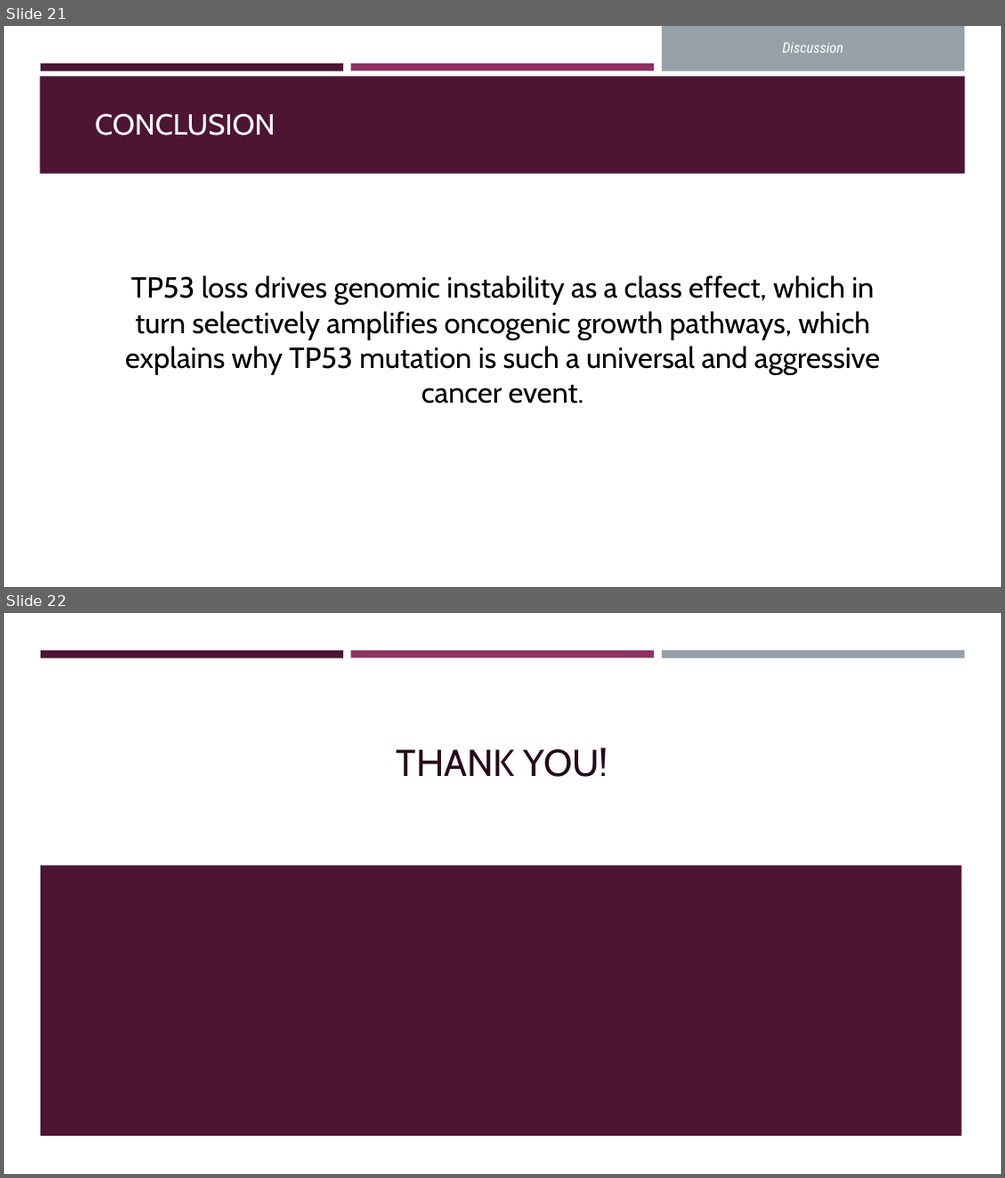
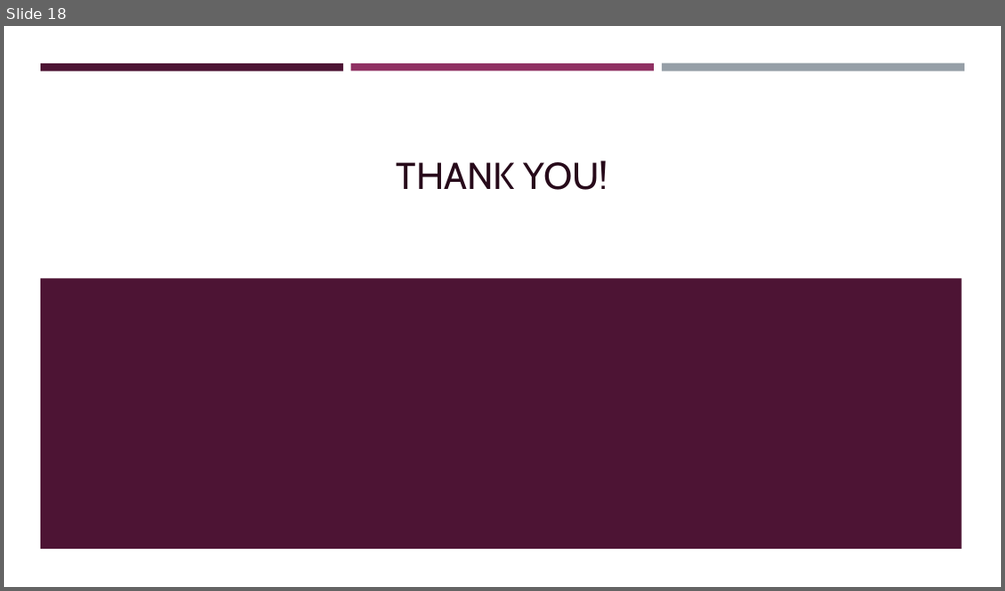
Before and after one commit to OrnitB/cancer_bioinformatics, a slide deck: project/project_background/Final Project Presentation - Ornit Bhonkar 2026.pptx. Shown one above the other, each under a label of ours: slides 21 and 22 before the commit, slide 18 after it. The pictures are 1005x1178 and 1005x591 pixels, drawn with LibreOffice and Linux fonts; fonts in the diff are those of the drawing. Boxes give left, top, right and bottom in pixels: in the first picture for what was removed or moved away, otherwise in the second. Text is boxed around its words. In the diff, an @@ line names an element or a change of style, - is before the commit and + after.

```diff
--- a/project/project_background/Final Project Presentation - Ornit Bhonkar 2026.pptx
+++ b/project/project_background/Final Project Presentation - Ornit Bhonkar 2026.pptx
@@ slide 21 removed at [4, 26, 1001, 587], background #FFFFFF; not listed: 3 template elements that a slide beside it also shows @@
@@ text removed at [782, 42, 843, 53] @@
-Discussion
@@ rectangle removed at [40, 76, 965, 174] @@
@@ text removed at [95, 113, 275, 135] @@
-CONCLUSION
@@ text removed at [125, 275, 880, 375] @@
-TP53 loss drives genomic instability as a class effect, which in turn selectively amplifies oncogenic growth pathways, which explains why TP53 mutation is such a universal and aggressive cancer event.
@@ what was slide 22 is now slide 18 @@
```
Also in this commit, not shown: 9 slides changed, 3 other slides removed, 5 other files.
